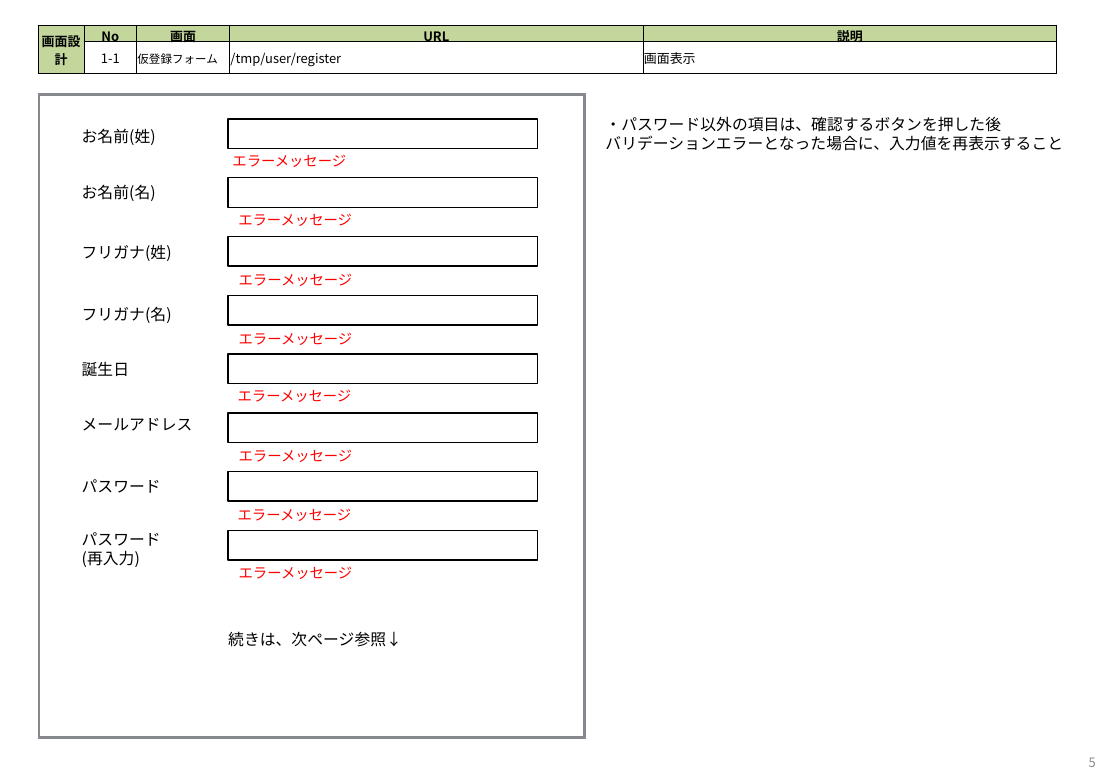
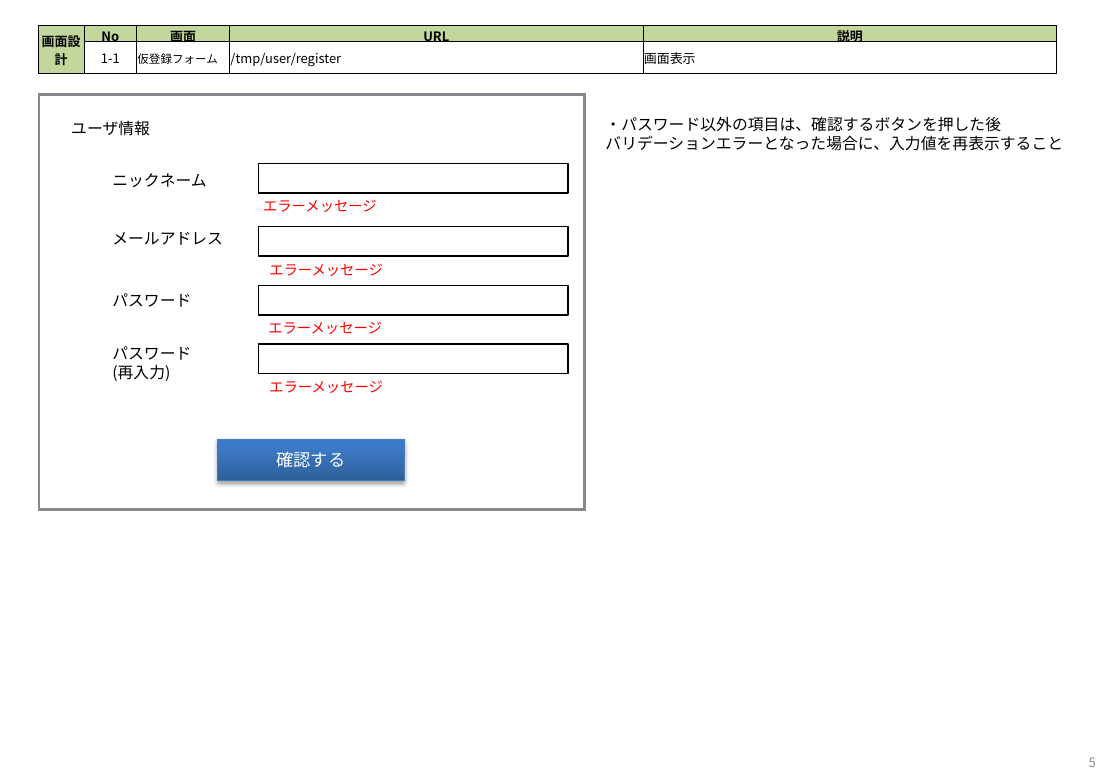
Before and after one commit to tooiea/OnLineDatingWithSportsApp, a slide deck: slide 5 of documents/OLDs_temp_team_user_register_document_spec.pptx. Drawn at 1120x775 pixels with LibreOffice and Linux fonts; fonts in the diff are those of the drawing. Boxes give left, top, right and bottom in pixels: in the first picture for what was removed or moved away, otherwise in the second. Text is boxed around its words. In the diff, an @@ line names an element or a change of style, - is before the commit and + after.

Commit message:
設計修正
・招待までの仕様を修正
・DB構成の変更
・画面表示を変更(エクセル)
・送信メールクラスをmailableからnotificationクラスへ変更

```diff
--- a/documents/OLDs_temp_team_user_register_document_spec.pptx
+++ b/documents/OLDs_temp_team_user_register_document_spec.pptx
@@ rectangle: place and size @@
-rectangle at [39,95,585,738]
+rectangle at [39,95,585,511]
@@ text added at [71,120,150,136], 11 pt, text #000000 @@
+ユーザ情報
@@ text at [112,173,206,187]: text changed @@
-お名前(姓)
+ニックネーム
@@ rectangle removed at [229,178,538,208] @@
@@ rectangle: place and size @@
-rectangle at [229,119,538,149]
+rectangle at [259,163,568,193]
@@ text removed at [82,184,156,201] @@
-お名前(名)
@@ text "エラーメッセージ": place and size @@
-text "エラーメッセージ" at [232,154,346,167]
+text "エラーメッセージ" at [263,199,377,212]
@@ rectangle removed at [229,237,538,267] @@
@@ text removed at [238,213,352,226] @@
-エラーメッセージ
@@ rectangle: place and size @@
-rectangle at [229,414,538,444]
+rectangle at [259,226,568,256]
@@ text removed at [82,244,172,261] @@
-フリガナ(姓)
@@ rectangle removed at [229,296,538,326] @@
@@ text removed at [239,273,353,286] @@
-エラーメッセージ
@@ text removed at [82,306,172,323] @@
-フリガナ(名)
@@ text "エラーメッセージ": place and size @@
-text "エラーメッセージ" at [238,508,352,521]
+text "エラーメッセージ" at [268,321,382,334]
@@ rectangle removed at [229,355,538,385] @@
@@ text removed at [239,332,353,345] @@
-エラーメッセージ
@@ 5 texts, 2 rectangles: place and size @@
-5 texts, 2 rectangles at [82,418,538,579]
+5 texts, 2 rectangles at [112,232,568,393]
@@ text removed at [82,361,129,376] @@
-誕生日
@@ text removed at [238,389,352,402] @@
-エラーメッセージ
@@ rectangle added at [217,440,404,481], fill gradient #2F5F99 to #3D7CC7 to #3A7CCB, outline #4B7EBC 0.75 pt, 12 pt, text #FFFFFF @@
+確認する
@@ text removed at [228,631,402,647] @@
-続きは、次ページ参照↓
```
Also in this commit, not shown: 1 other slide changed, 10 other files.
